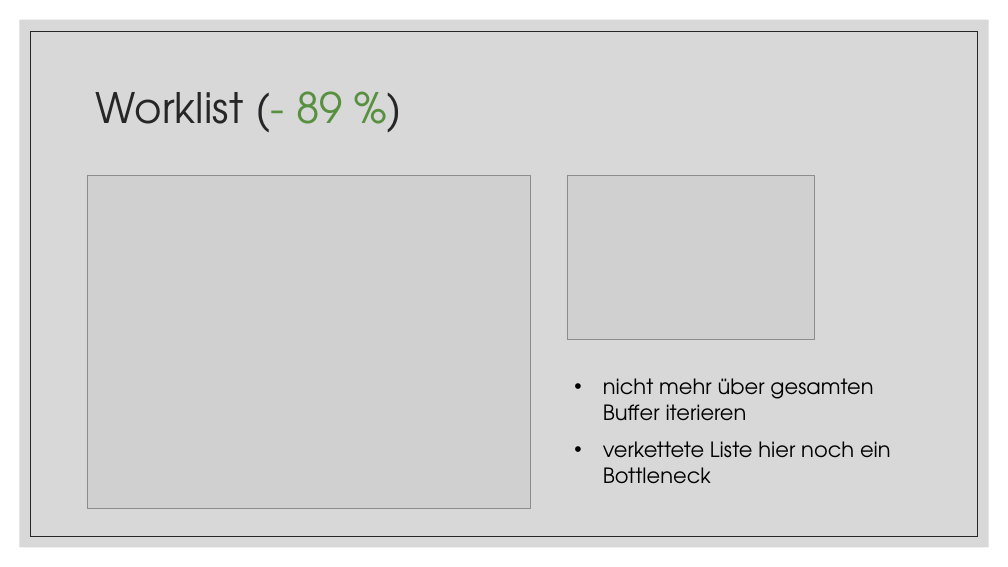
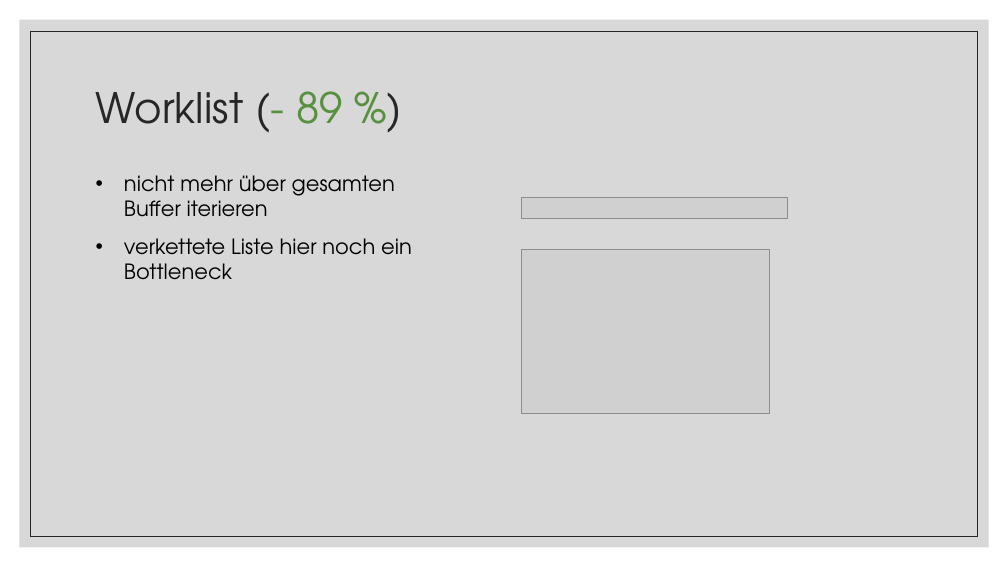
Before and after one commit to tobixdev/TUWien_WS20_EfficientPrograms, a slide deck: slide 6 of Conway’s Game of Life.pptx. Drawn at 1008x567 pixels with LibreOffice and Linux fonts; fonts in the diff are those of the drawing; grey boxes stand for pictures. Boxes give left, top, right and bottom in pixels: in the first picture for what was removed or moved away, otherwise in the second. Text is boxed around its words. In the diff, an @@ line names an element or a change of style, - is before the commit and + after.

```diff
--- a/Conway’s Game of Life.pptx
+++ b/Conway’s Game of Life.pptx
@@ text "nicht mehr über gesamten Buffer ...": place and size @@
-text "nicht mehr über gesamten Buffer ..." at (603, 378, 891, 484)
+text "nicht mehr über gesamten Buffer ..." at (124, 175, 412, 280)
@@ picture: place and size @@
-picture at (87, 175, 531, 509)
+picture at (522, 197, 788, 219)
@@ picture: place and size @@
-picture at (567, 175, 814, 340)
+picture at (522, 250, 769, 414)
```
Also in this commit, not shown: 13 other slides changed.
